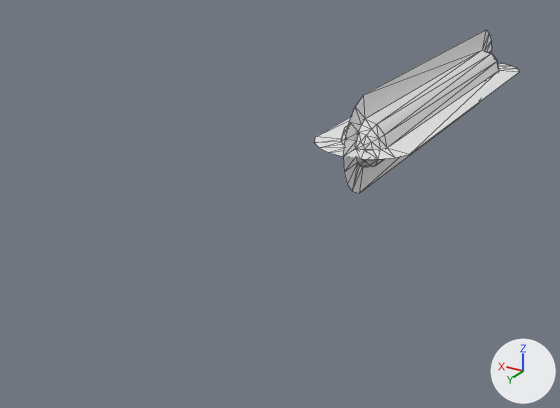
Renders of the glTF model public/game/files/assets/190323401/1/laserbullet.glb from each side of a commit.
Both versions are drawn from a camera (50 mm lens) standing at (-0.246, 0.689, 0.2) and looking at (0.048, 0.2, -0.045). Every picture has the same lights, and +X, +Y and +Z are marked at lower right. Mesh edges are drawn as thin lines. Where no turn or scale is listed for an object, it has been applied to the vertices. Vertices at the same position are counted once.

In view in the first picture: 'laserbullet_geo'.
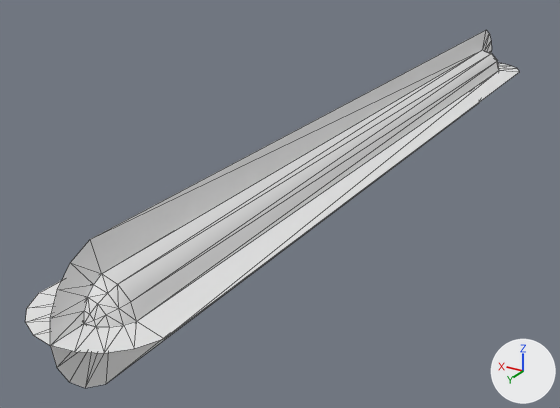
The newer file is also turned or shifted as a whole; pictures and numbers use the older file's frame.

Patch to the scene script:
```diff
--- a/public/game/files/assets/190323401/1/laserbullet.glb.py
+++ b/public/game/files/assets/190323401/1/laserbullet.glb.py
@@ me_mesh_0 @@
 me_mesh_0.from_pydata(...)  # 136 vertices, 264 faces; spans x -0.042..0.041, y -0.66..-0.287, z 0.164..0.246
 # used by ob_laserbullet_geo; location = (0.0005, 0.4734, -0.2047)
+# me_mesh_0 part 1: all 68 vertices in x -0.042..0.041, y -0.323..-0.287, z 0.164..0.246 are moved by (0.0, 0.298, 0.0)
```

Where the change shows, as pixel boxes [x1, y1, x2, y2] in the pictures (560 x 408 px):
'laserbullet_geo', reshaped (140% wider, 119% taller): before [314, 30, 519, 193]; after [25, 30, 519, 388]
